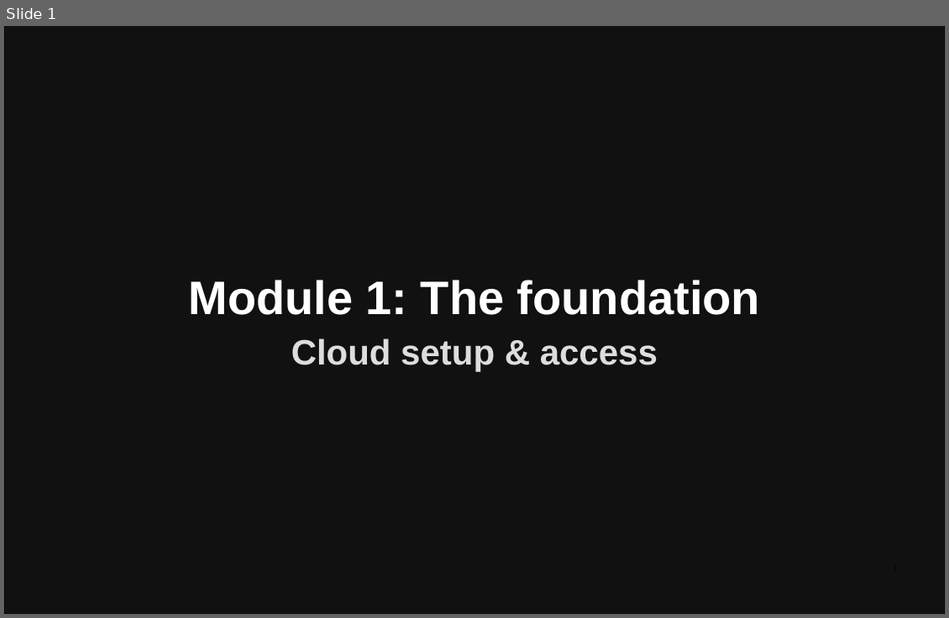
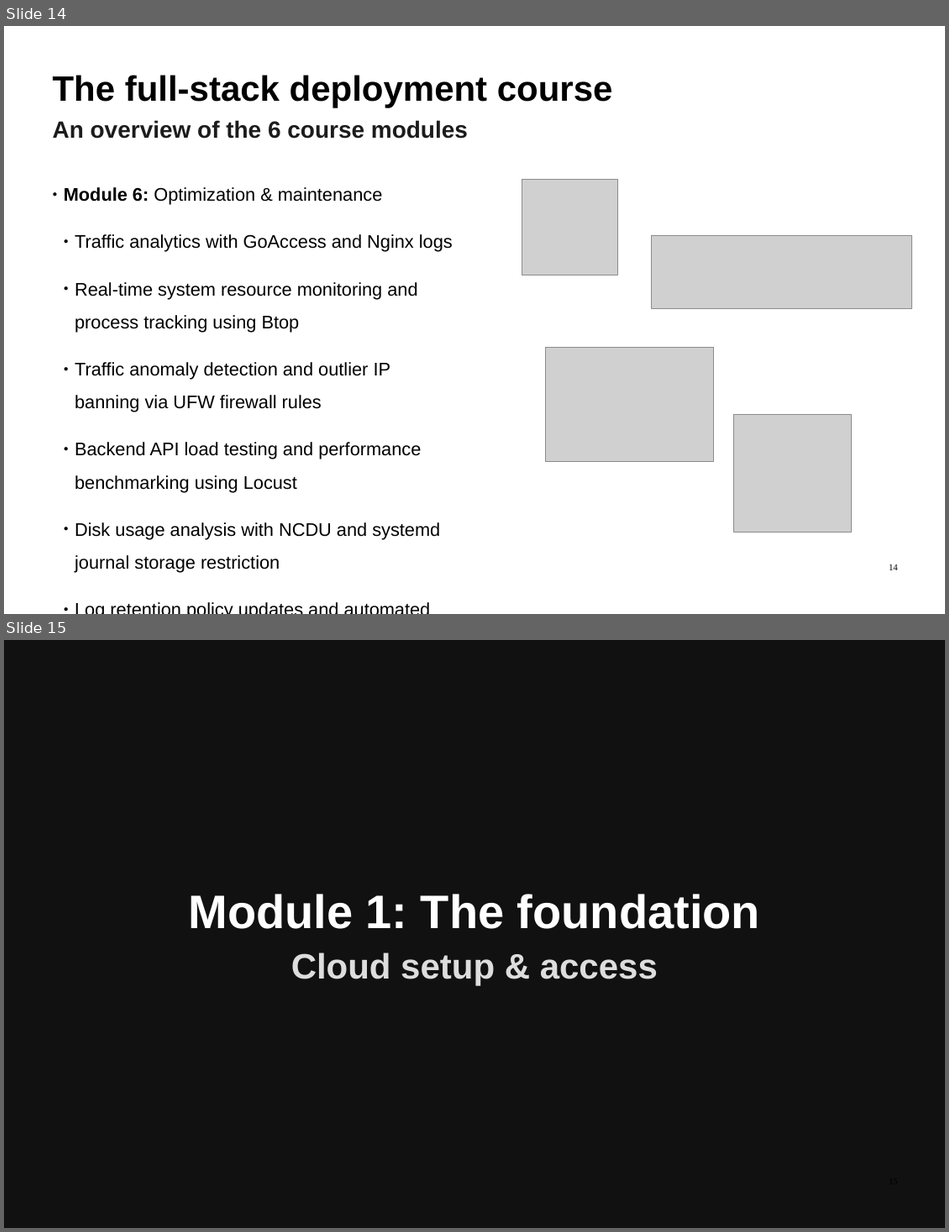
Before and after one commit to ImadSaddik/FullStackDeploymentHandbook, a slide deck: course-assets/slides/full_stack_deployment_guide.odp. Shown one above the other, each under a label of ours: slide 1 before the commit, slides 14 and 15 after it. The pictures are 949x618 and 949x1232 pixels, drawn with LibreOffice and Linux fonts; fonts in the diff are those of the drawing; grey boxes stand for pictures. Boxes give left, top, right and bottom in pixels: in the first picture for what was removed or moved away, otherwise in the second. Text is boxed around its words. In the diff, an @@ line names an element or a change of style, - is before the commit and + after.

```diff
--- a/course-assets/slides/full_stack_deployment_guide.odp
+++ b/course-assets/slides/full_stack_deployment_guide.odp
@@ slide 14 added at (4, 26, 945, 614), background #FFFFFF @@
@@ text added at (53, 75, 613, 107), 54 pt, text #000000, bold @@
+The full-stack deployment course
@@ text added at (53, 120, 468, 139), 36 pt, text #1C1C1C, bold @@
+An overview of the 6 course modules
@@ text added at (64, 187, 453, 573), 28 pt, text #000000 @@
+● Module 6: Optimization & maintenance
+  ● Traffic analytics with GoAccess and Nginx logs
+  ● Real-time system resource monitoring and process tracking using Btop
+  ● Traffic anomaly detection and outlier IP banning via UFW firewall rules
+  ● Backend API load testing and performance benchmarking using Locust
+  ● Disk usage analysis with NCDU and systemd journal storage restriction
+  ● Log retention policy updates and automated monthly system cleanup scripts
@@ picture added at (521, 179, 618, 275) @@
@@ picture added at (651, 235, 911, 308) @@
@@ picture added at (545, 347, 714, 461) @@
@@ picture added at (733, 414, 851, 532) @@
@@ page number added at (889, 564, 898, 570), 14 pt, text #000000 @@
+14
@@ what was slide 1 is now slide 15 @@
```
Also in this commit, not shown: 13 other slides added.
